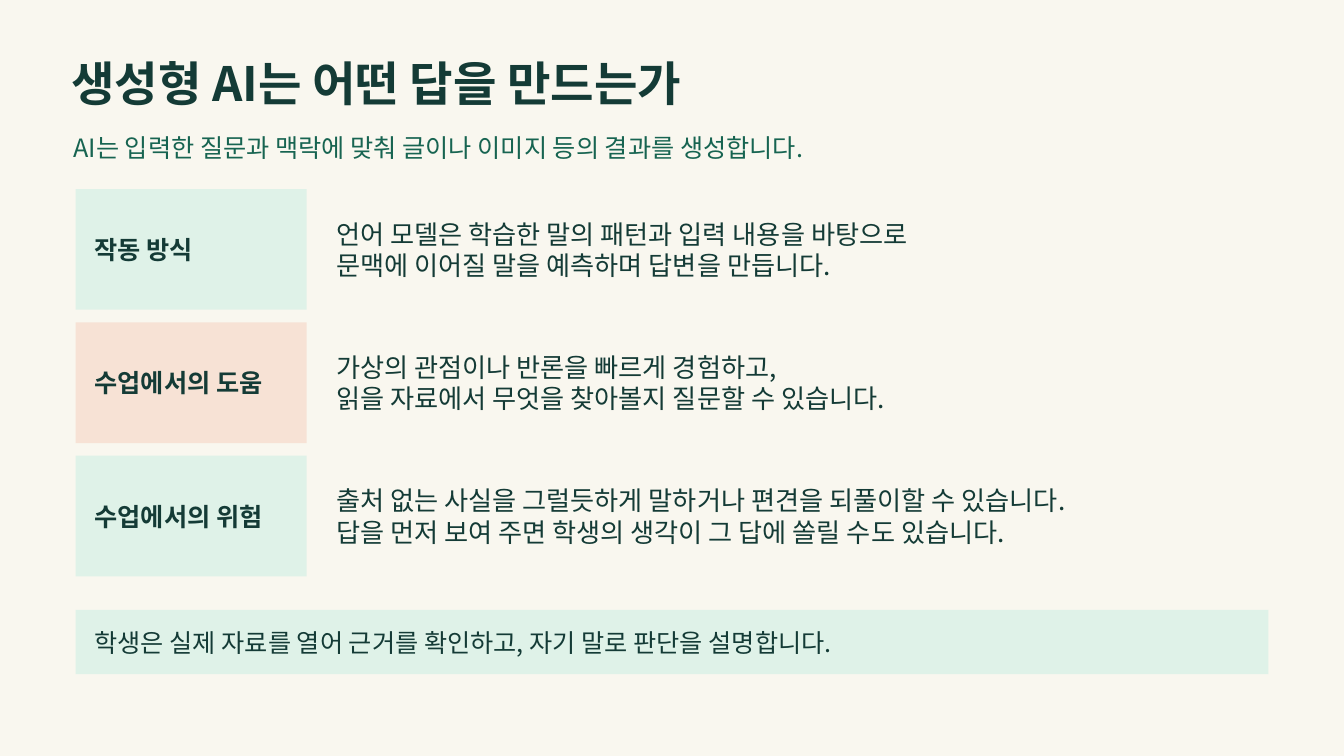
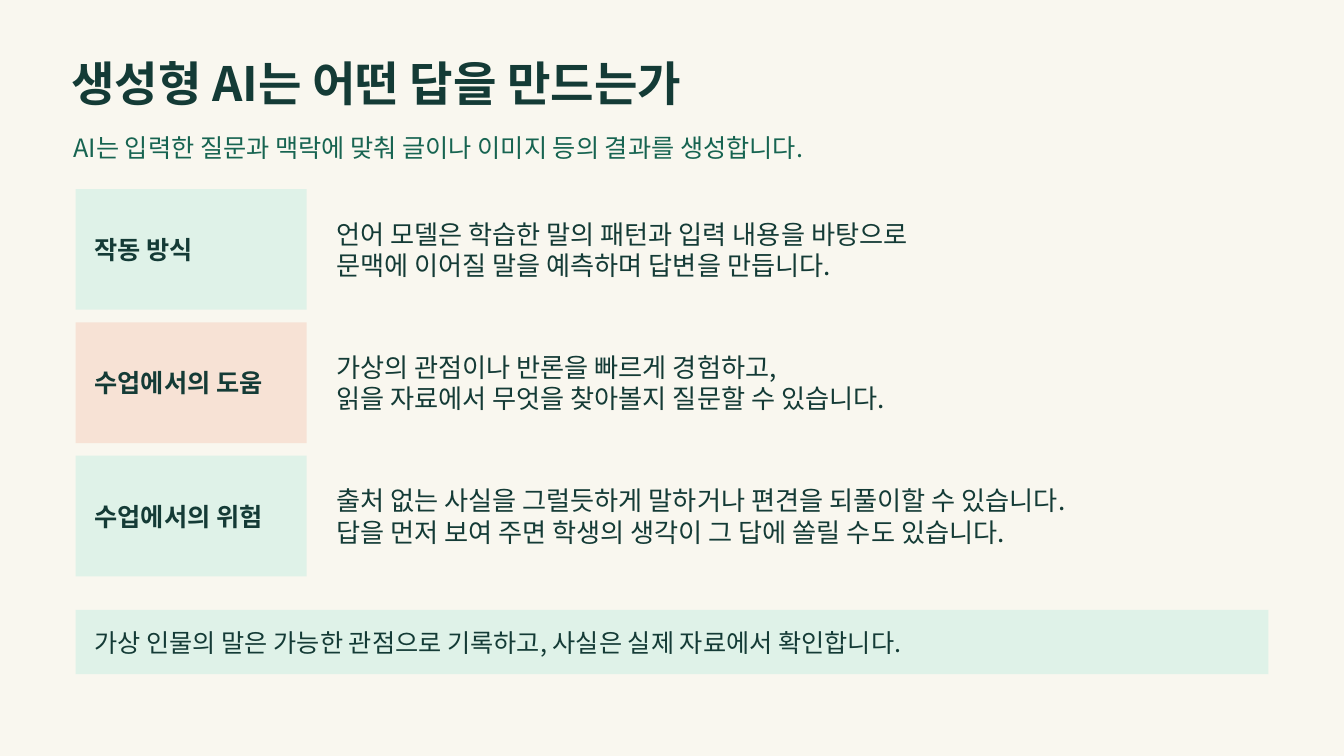
Before and after one commit to LUCKYBRIDGE/gemini-discussion, a slide deck: slide 2 of output/gemini-discussion.pptx. Drawn at 1344x756 pixels with LibreOffice and Linux fonts; fonts in the diff are those of the drawing. Boxes give left, top, right and bottom in pixels: in the first picture for what was removed or moved away, otherwise in the second. Text is boxed around its words. In the diff, an @@ line names an element or a change of style, - is before the commit and + after.

```diff
--- a/output/gemini-discussion.pptx
+++ b/output/gemini-discussion.pptx
@@ text in rectangle at <box>94,631,901,657</box>: text changed @@
-학생은 실제 자료를 열어 근거를 확인하고, 자기 말로 판단을 설명합니다.
+가상 인물의 말은 가능한 관점으로 기록하고, 사실은 실제 자료에서 확인합니다.
```
Also in this commit, not shown: 4 other slides changed, 3 slides removed.
